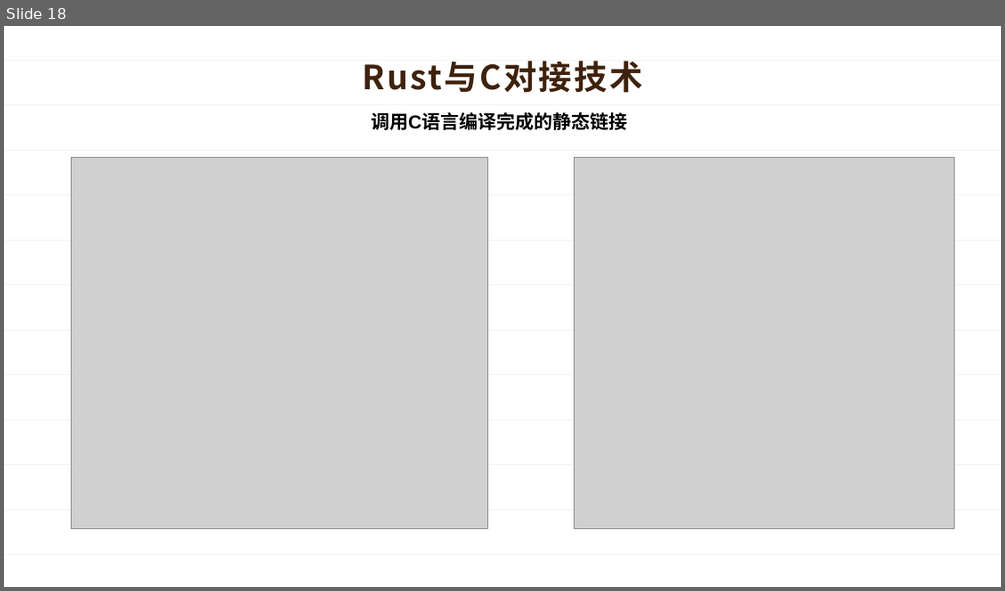
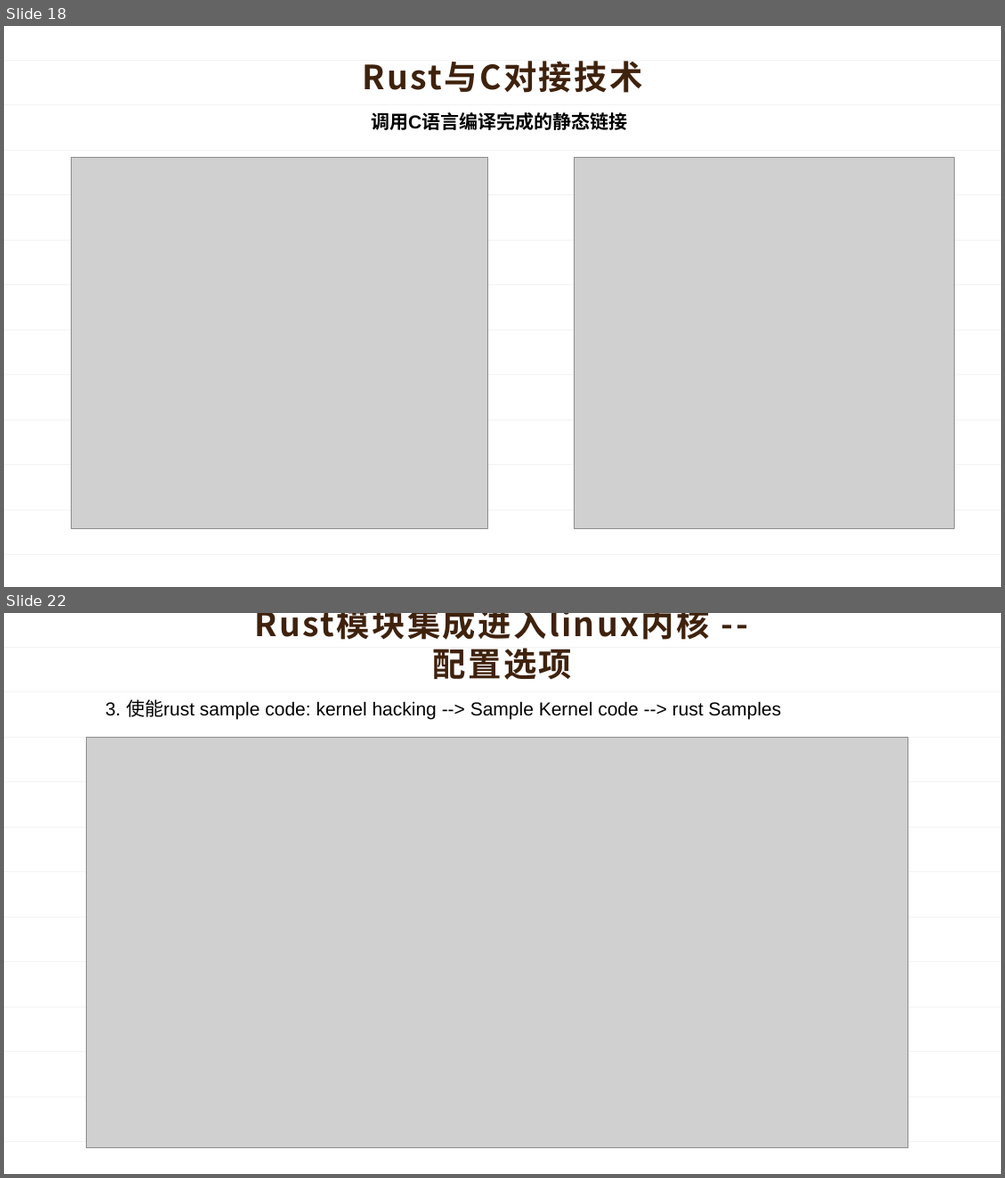
Before and after one commit to OSH-2024/mkdir, a slide deck: Interim_Report/interim_report.pptx. Shown one above the other, each under a label of ours: slide 18 before the commit, slides 18 and 22 after it; the slides between them are not shown. The pictures are 1005x591 and 1005x1178 pixels, drawn with LibreOffice and Linux fonts; fonts in the diff are those of the drawing; grey boxes stand for pictures. Boxes give left, top, right and bottom in pixels: in the first picture for what was removed or moved away, otherwise in the second. Text is boxed around its words. In the diff, an @@ line names an element or a change of style, - is before the commit and + after.

Commit message:
update ppt

```diff
--- a/Interim_Report/interim_report.pptx
+++ b/Interim_Report/interim_report.pptx
@@ slide 22 added at box(4, 613, 1001, 1174), background #FFFFFF; not listed: 12 template elements that a slide beside it also shows @@
@@ title added at box(255, 613, 710, 680), 32 pt, text #3F220D, bold @@
+Rust模块集成进入linux内核 -- 配置选项
@@ text added at box(105, 699, 781, 719), 18 pt, text #000000 @@
+3. 使能rust sample code: kernel hacking --> Sample Kernel code --> rust Samples
@@ picture added at box(86, 737, 908, 1148) @@
```
Also in this commit, not shown: 1 slide changed, 6 other slides added, 1 other file.
